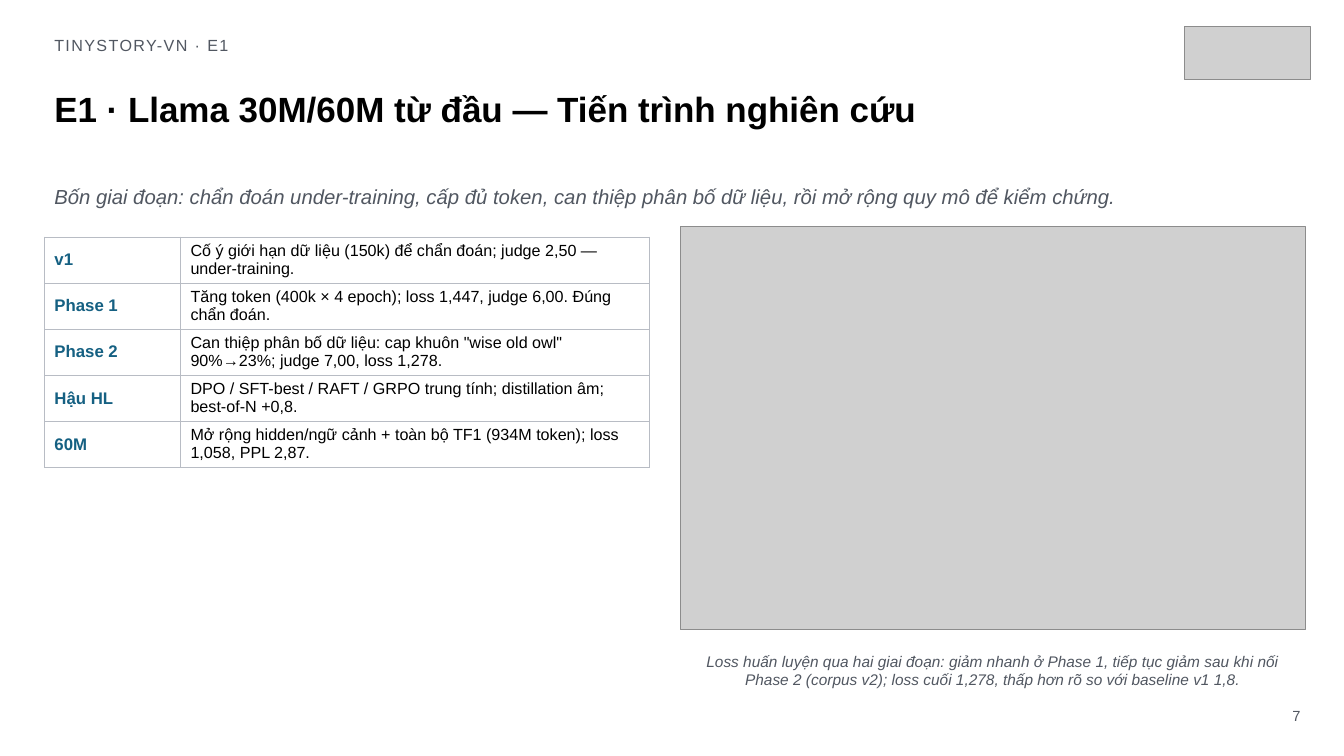
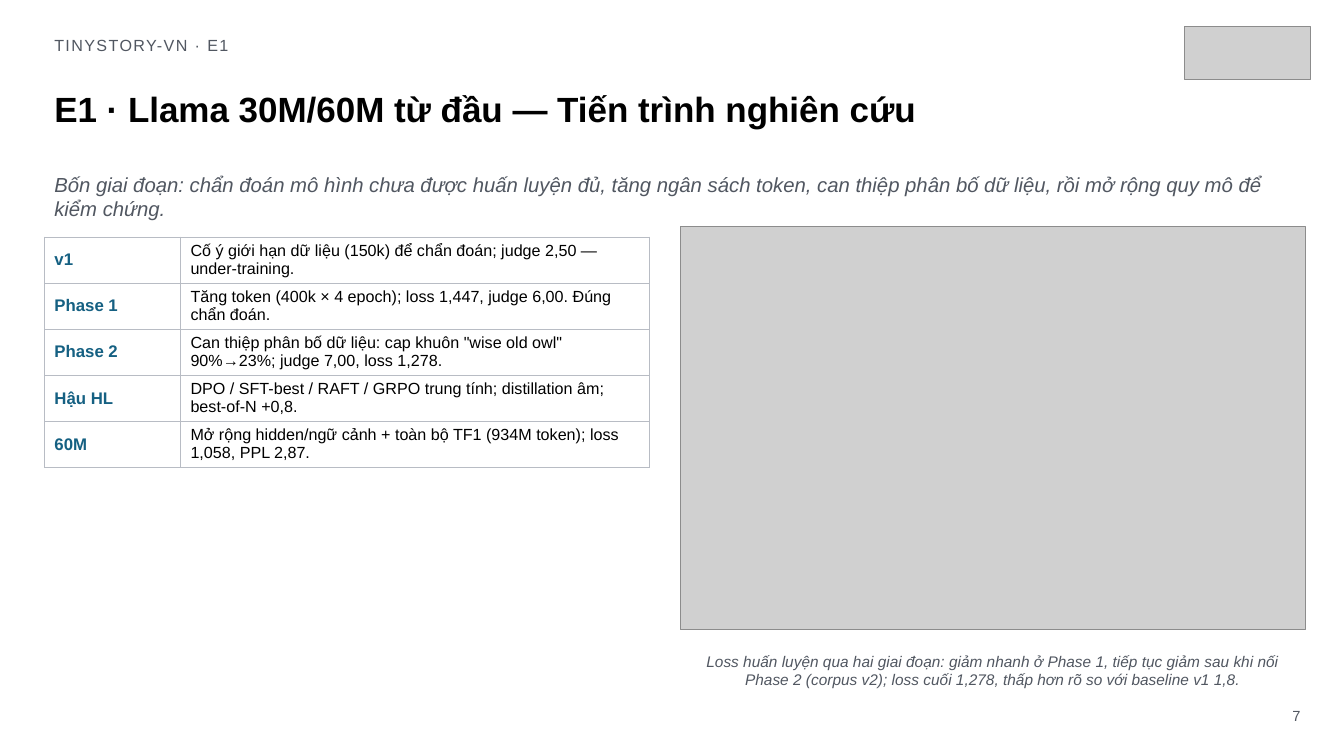
Before and after one commit to tungd/tinystory-vn, a slide deck: slide 7 of output/presentation/tinystory-vn-summary.pptx. Drawn at 1344x756 pixels with LibreOffice and Linux fonts; fonts in the diff are those of the drawing; grey boxes stand for pictures. Boxes give left, top, right and bottom in pixels: in the first picture for what was removed or moved away, otherwise in the second. Text is boxed around its words. In the diff, an @@ line names an element or a change of style, - is before the commit and + after.

```diff
--- a/output/presentation/tinystory-vn-summary.pptx
+++ b/output/presentation/tinystory-vn-summary.pptx
@@ text at (54,176,1262,220): text changed @@
-Bốn giai đoạn: chẩn đoán under-training, cấp đủ token, can thiệp phân bố dữ liệu, rồi mở rộng quy mô để kiểm chứng.
+Bốn giai đoạn: chẩn đoán mô hình chưa được huấn luyện đủ, tăng ngân sách token, can thiệp phân bố dữ liệu, rồi mở rộng quy mô để kiểm chứng.
```
Also in this commit, not shown: 16 other slides changed, 4 other files.
